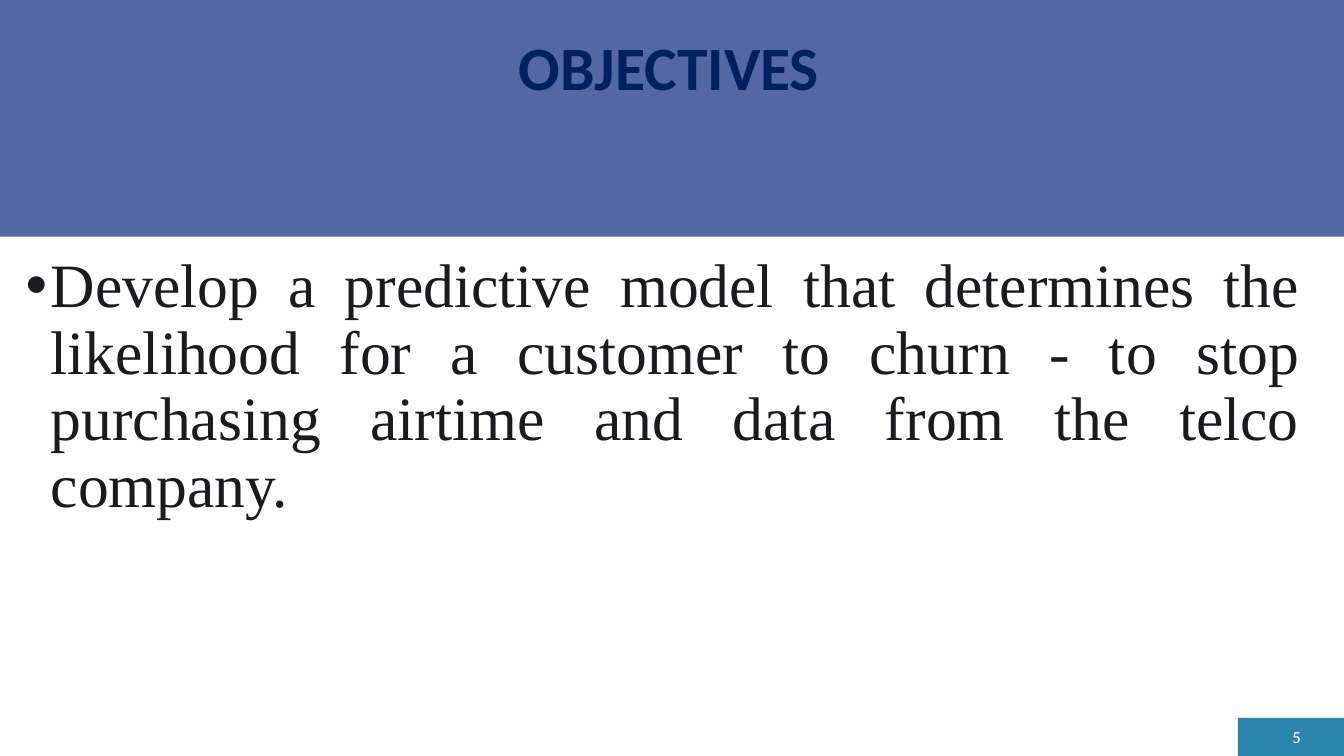
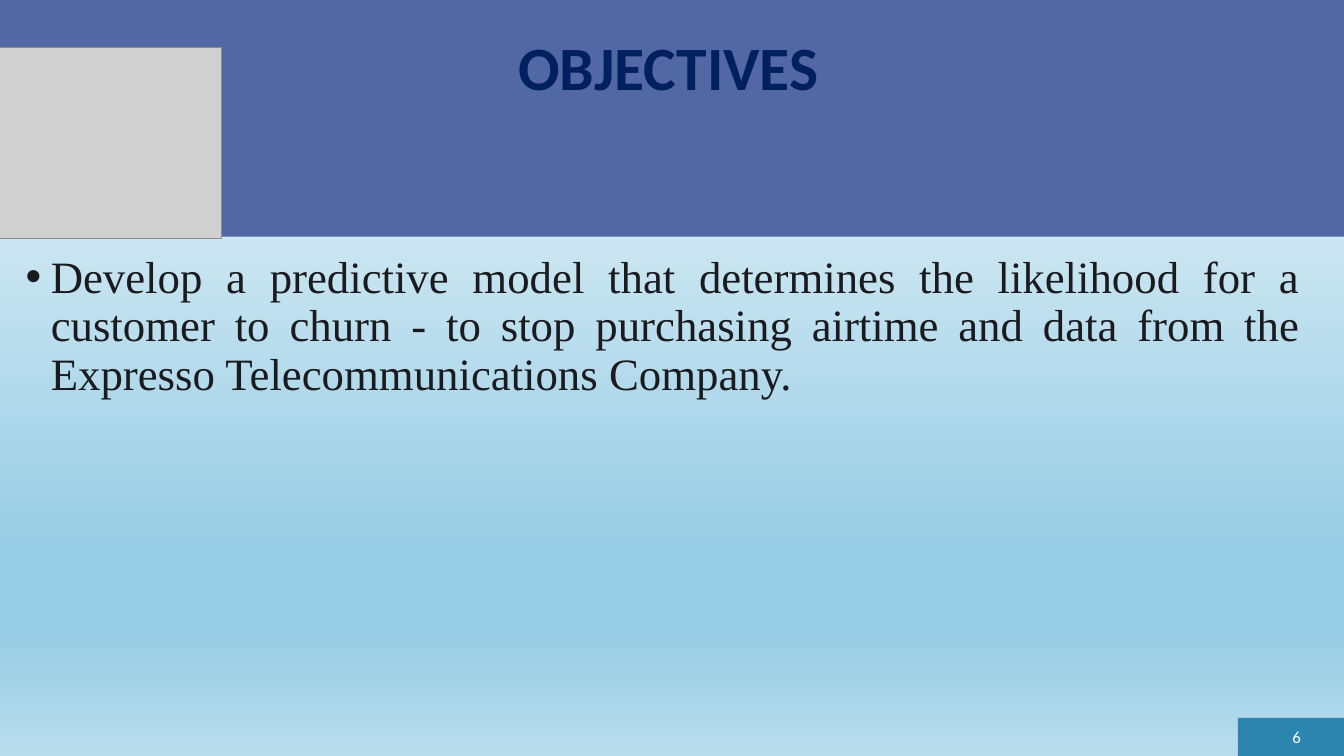
Before and after one commit to elvis-darko/Team_Zurich_Capstone_Project, a slide deck: slide 6 of Assets/dev/TEAM ZURICH.pptx (slide 5 before the commit). Drawn at 1344x756 pixels with LibreOffice and Linux fonts; fonts in the diff are those of the drawing; grey boxes stand for pictures. Boxes give left, top, right and bottom in pixels: in the first picture for what was removed or moved away, otherwise in the second. Text is boxed around its words. In the diff, an @@ line names an element or a change of style, - is before the commit and + after.

```diff
--- a/Assets/dev/TEAM ZURICH.pptx
+++ b/Assets/dev/TEAM ZURICH.pptx
@@ background #FFFFFF to gradient #F3F9FC to #96CCE4 to #B9DDED @@
@@ picture added at (0, 47, 222, 238) @@
@@ text at (51, 261, 1299, 399): text changed; size 44 to 32 pt @@
-• Develop a predictive model that determines the likelihood for a customer to churn - to stop purchasing airtime and data from the telco company.
+• Develop a predictive model that determines the likelihood for a customer to churn - to stop purchasing airtime and data from the Expresso Telecommunications Company.
@@ page number at (1292, 731, 1300, 743): text changed @@
-5
+6
```
Also in this commit, not shown: 10 other slides changed, 13 slides added, 1 slide removed.
